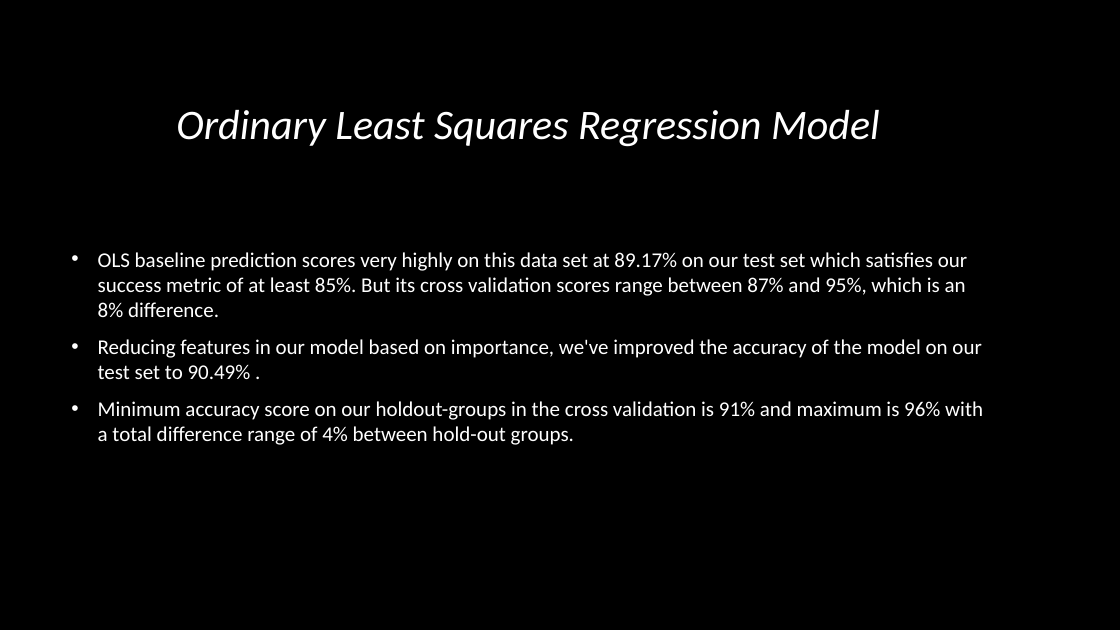
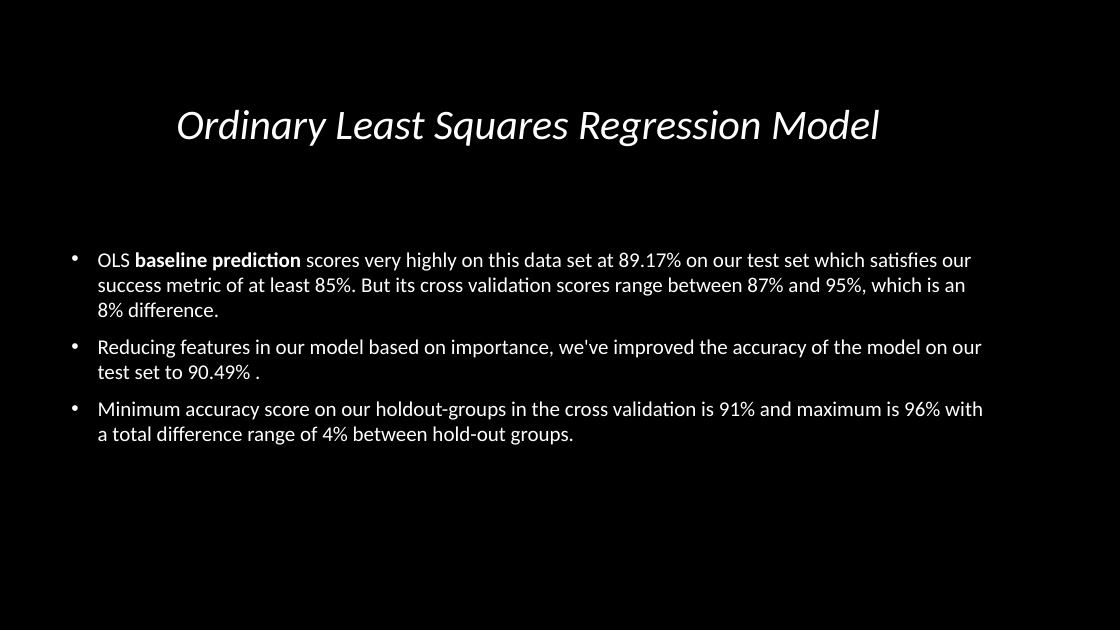
Before and after one commit to ayan1995/Thinkful, a slide deck: slide 13 of Bootcamp/Unit 3 Deeper into Supervised Learning/Supervised Learning Capstone/data-science-for-good/PASSNYC Capstone Predicting Attendance .pptx (slide 14 before the commit). Drawn at 1120x630 pixels with LibreOffice and Linux fonts; fonts in the diff are those of the drawing; background and template pictures are left out. Boxes give left, top, right and bottom in pixels: in the first picture for what was removed or moved away, otherwise in the second. Text is boxed around its words. In the diff, an @@ line names an element or a change of style, - is before the commit and + after.

```diff
--- a/Bootcamp/Unit 3 Deeper into Supervised Learning/Supervised Learning Capstone/data-science-for-good/PASSNYC Capstone Predicting Attendance .pptx
+++ b/Bootcamp/Unit 3 Deeper into Supervised Learning/Supervised Learning Capstone/data-science-for-good/PASSNYC Capstone Predicting Attendance .pptx
@@ text at <box>98,252,971,317</box>: bold on in "baseline prediction" @@
```
Also in this commit, not shown: 5 other slides changed, 2 slides added, 8 slides removed, 2 other files.
